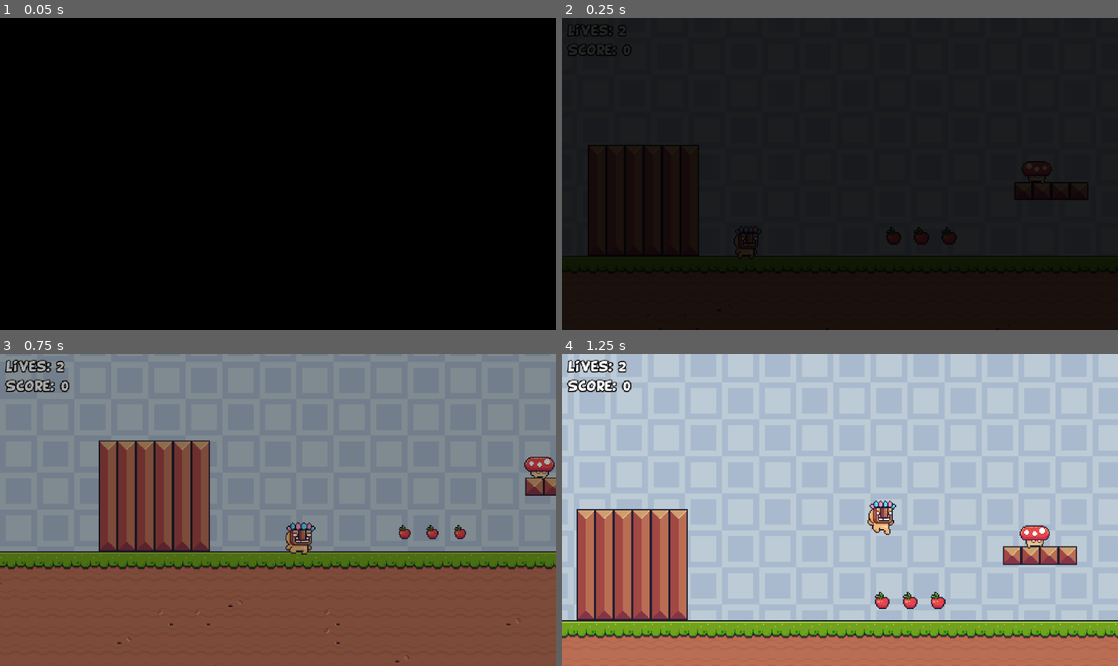
Above: before the commit, frames 1-4 (two rows, left to right).
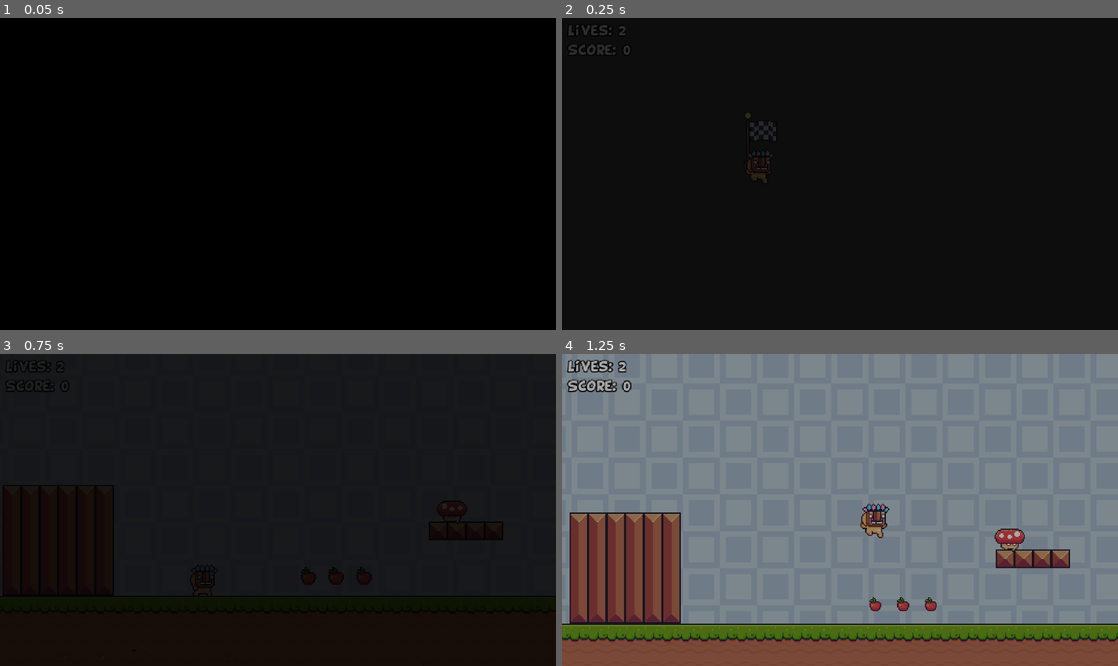
Above: after the commit, the same moments.

Repository: LaSierraDev/godot_practice_2d_platforms
Game: Godot game, scene res://scenes/levels/level_base.tscn
Two runs of this game, one before a commit and one after it. Both use one fixed random seed, a clock stepped at 60 frames per second and the inputs below. This scene is started directly instead of the project's main scene.
Inputs (mouse positions are in pixels of both pictures, inside the frame that each line leads up to):
- Up to frame 1 (0.05 s): no input
- Up to frame 2 (0.25 s): no input
- Up to frame 3 (0.75 s): move the mouse to (400, 494) at 0.52 s; hold D (right) from 0.53 s (still down)
- Up to frame 4 (1.25 s): keep holding D (right); tap Space (jump) at 0.77 s

Frame 1 is identical in both runs. In frame 2, less than 0.1% of the frame differs, in the area x 32-34%, y 32-47%; in frame 3, 98%; in frame 4, 99%, in the area x 0-100%, y 0-100%.

Commit message:
[FIX] Fade-in effect time fixed

Diff:
--- a/project.godot
+++ b/project.godot
@@ -46,6 +46,22 @@
 
 [input]
 
+ui_up={
+"deadzone": 0.5,
+"events": [Object(InputEventKey,"resource_local_to_scene":false,"resource_name":"","device":0,"window_id":0,"alt_pressed":false,"shift_pressed":false,"ctrl_pressed":false,"meta_pressed":false,"pressed":false,"keycode":4194320,"physical_keycode":0,"key_label":0,"unicode":0,"location":0,"echo":false,"script":null)
+, Object(InputEventJoypadButton,"resource_local_to_scene":false,"resource_name":"","device":-1,"button_index":11,"pressure":0.0,"pressed":false,"script":null)
+, Object(InputEventJoypadMotion,"resource_local_to_scene":false,"resource_name":"","device":-1,"axis":1,"axis_value":-1.0,"script":null)
+, Object(InputEventKey,"resource_local_to_scene":false,"resource_name":"","device":-1,"window_id":0,"alt_pressed":false,"shift_pressed":false,"ctrl_pressed":false,"meta_pressed":false,"pressed":false,"keycode":0,"physical_keycode":87,"key_label":0,"unicode":119,"location":0,"echo":false,"script":null)
+]
+}
+ui_down={
+"deadzone": 0.5,
+"events": [Object(InputEventKey,"resource_local_to_scene":false,"resource_name":"","device":0,"window_id":0,"alt_pressed":false,"shift_pressed":false,"ctrl_pressed":false,"meta_pressed":false,"pressed":false,"keycode":4194322,"physical_keycode":0,"key_label":0,"unicode":0,"location":0,"echo":false,"script":null)
+, Object(InputEventJoypadButton,"resource_local_to_scene":false,"resource_name":"","device":-1,"button_index":12,"pressure":0.0,"pressed":false,"script":null)
+, Object(InputEventJoypadMotion,"resource_local_to_scene":false,"resource_name":"","device":-1,"axis":1,"axis_value":1.0,"script":null)
+, Object(InputEventKey,"resource_local_to_scene":false,"resource_name":"","device":-1,"window_id":0,"alt_pressed":false,"shift_pressed":false,"ctrl_pressed":false,"meta_pressed":false,"pressed":false,"keycode":0,"physical_keycode":83,"key_label":0,"unicode":115,"location":0,"echo":false,"script":null)
+]
+}
 right={
 "deadzone": 0.2,
 "events": [Object(InputEventKey,"resource_local_to_scene":false,"resource_name":"","device":-1,"window_id":0,"alt_press …(192 unchanged characters)…
--- a/scripts/Autoloads/global.gd
+++ b/scripts/Autoloads/global.gd
@@ -38,3 +38,6 @@
 
 ## --- DATA IO PATH --- ##
 const DATAIO_SAVE_LOAD_PATH: String = "user://savefile.save"
+
+## --- TIMERS --- ##
+const TIME_FADE_IN_OUT: float = 0.5
--- a/scripts/level_end.gd
+++ b/scripts/level_end.gd
@@ -6,4 +6,5 @@
 	self.area_entered.connect(_on_area_entered)
 
 func _on_area_entered(_area: Area2D) -> void:
+	await get_tree().create_timer(Global.TIME_FADE_IN_OUT).timeout
 	GameManager.load_next_level()
